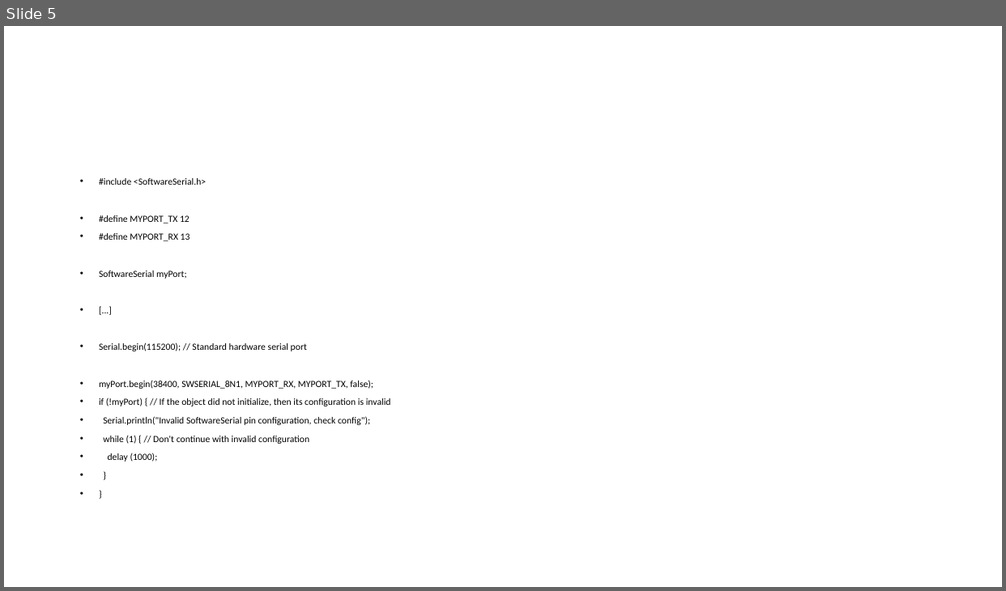
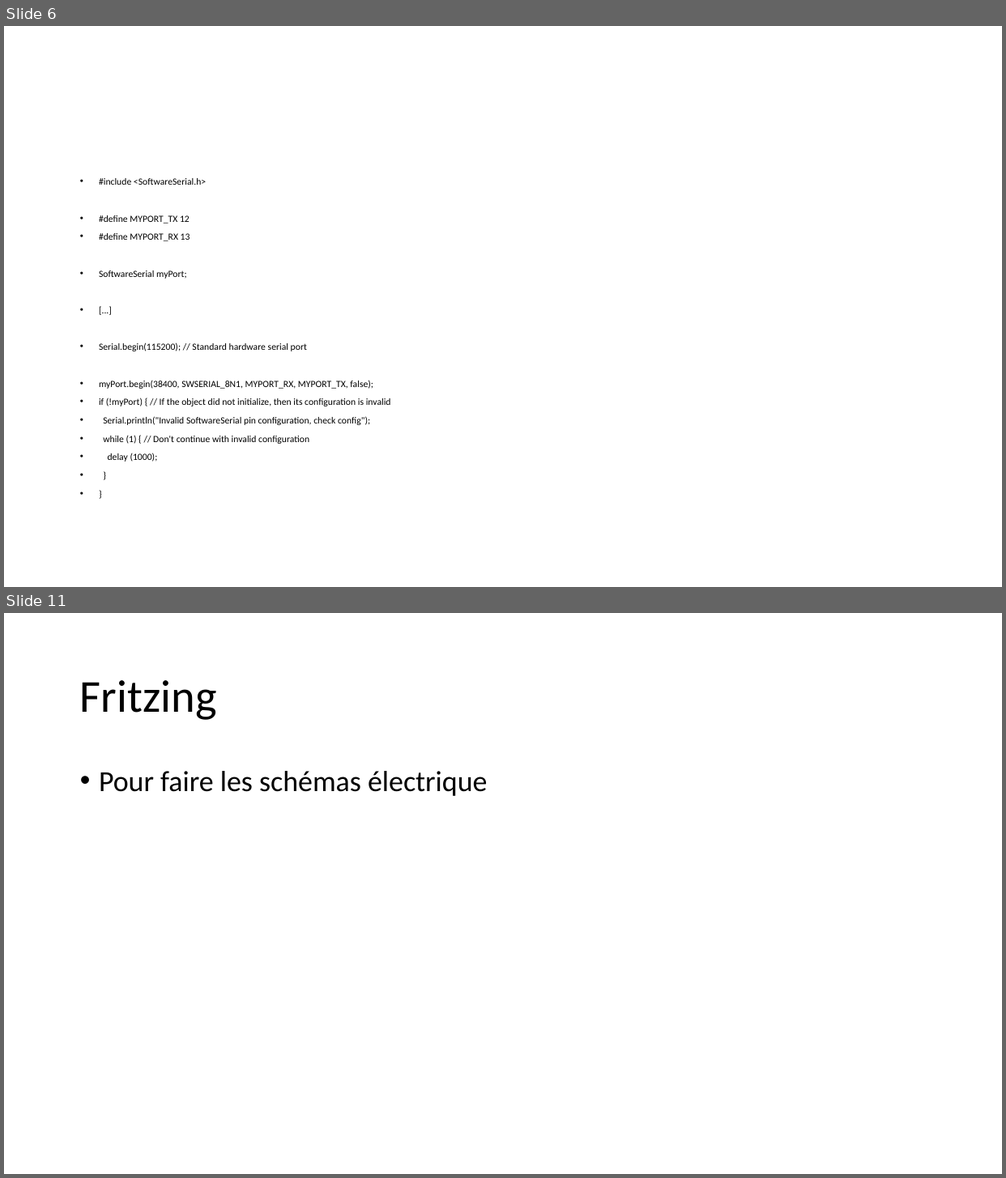
Before and after one commit to AurelienNiebes/SEMI-BA3-GPS3-GPS-Tracker-ESP8266, a slide deck: Notes.pptx. Shown one above the other, each under a label of ours: slide 5 before the commit, slides 6 and 11 after it; the slides between them are not shown. The pictures are 1006x591 and 1006x1178 pixels, drawn with LibreOffice and Linux fonts; fonts in the diff are those of the drawing. Boxes give left, top, right and bottom in pixels: in the first picture for what was removed or moved away, otherwise in the second. Text is boxed around its words. In the diff, an @@ line names an element or a change of style, - is before the commit and + after.

Commit message:
Update du 10/02/23
Photos des branchements
Codes pour extraire et transmettre toutes les infos GPS
1er schéma sur Fritzing

```diff
--- a/Notes.pptx
+++ b/Notes.pptx
@@ slide 11 added at [4, 613, 1002, 1174], background #FFFFFF @@
@@ title added at [80, 680, 217, 720], 44 pt, text #000000 @@
+Fritzing
@@ text added at [99, 771, 487, 796], 28 pt, text #000000 @@
+• Pour faire les schémas électrique
@@ what was slide 5 is now slide 6 @@
```
Also in this commit, not shown: 6 other slides added, 1 slide removed, 7 other files.
